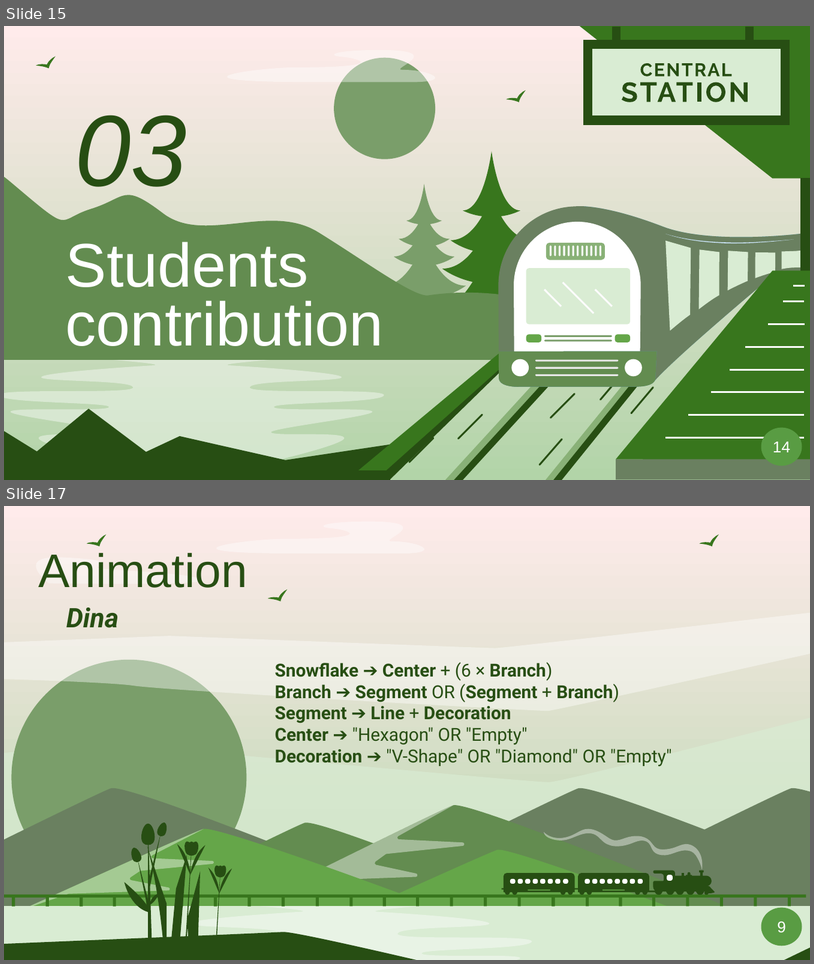
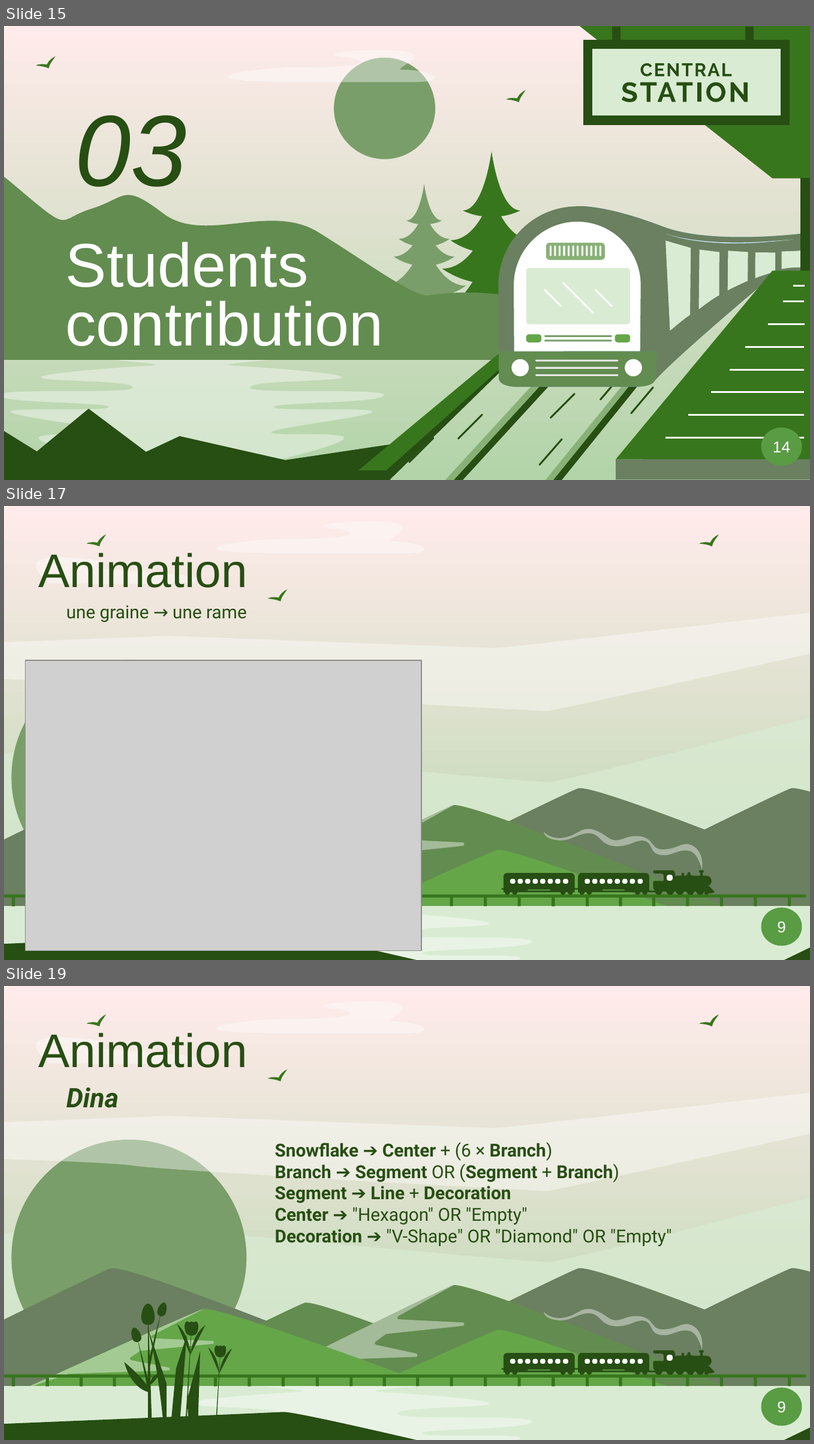
Before and after one commit to Smoother19/MusicAnimation, a slide deck: docs/presentation/PresFinal.pptx. Shown one above the other, each under a label of ours: slides 15 and 17 before the commit, slides 15, 17 and 19 after it; the slides between them are not shown. The pictures are 814x964 and 814x1444 pixels, drawn with LibreOffice and Linux fonts; fonts in the diff are those of the drawing; grey boxes stand for pictures. Boxes give left, top, right and bottom in pixels: in the first picture for what was removed or moved away, otherwise in the second. Text is boxed around its words. In the diff, an @@ line names an element or a change of style, - is before the commit and + after.

```diff
--- a/docs/presentation/PresFinal.pptx
+++ b/docs/presentation/PresFinal.pptx
@@ slide 17 added at <box>4,506,810,960</box>, background gradient #FFEBEB to #B2D4A8; not listed: 59 template elements that a slide beside it also shows @@
@@ freeform shape added at <box>15,557,215,583</box>, fill #FFFFFF at 41% opacity @@
@@ title added at <box>38,553,247,588</box>, 42 pt, text #274E13 @@
+Animation
@@ freeform shape added at <box>267,586,291,607</box>, fill #38761D @@
@@ freeform shape added at <box>4,612,810,711</box>, fill #FFFFFF at 41% opacity @@
@@ text added at <box>66,605,247,622</box>, 16 pt, text #274E13 @@
+une graine → une rame
@@ picture added at <box>26,660,423,951</box> @@
@@ freeform shape added at <box>761,907,803,945</box>, fill #599C43, 14 pt, text #FFFFFF @@
+9
@@ what was slide 17 is now slide 19 @@
```
Also in this commit, not shown: 1 slide changed, 1 other slide added, 7 other files.
